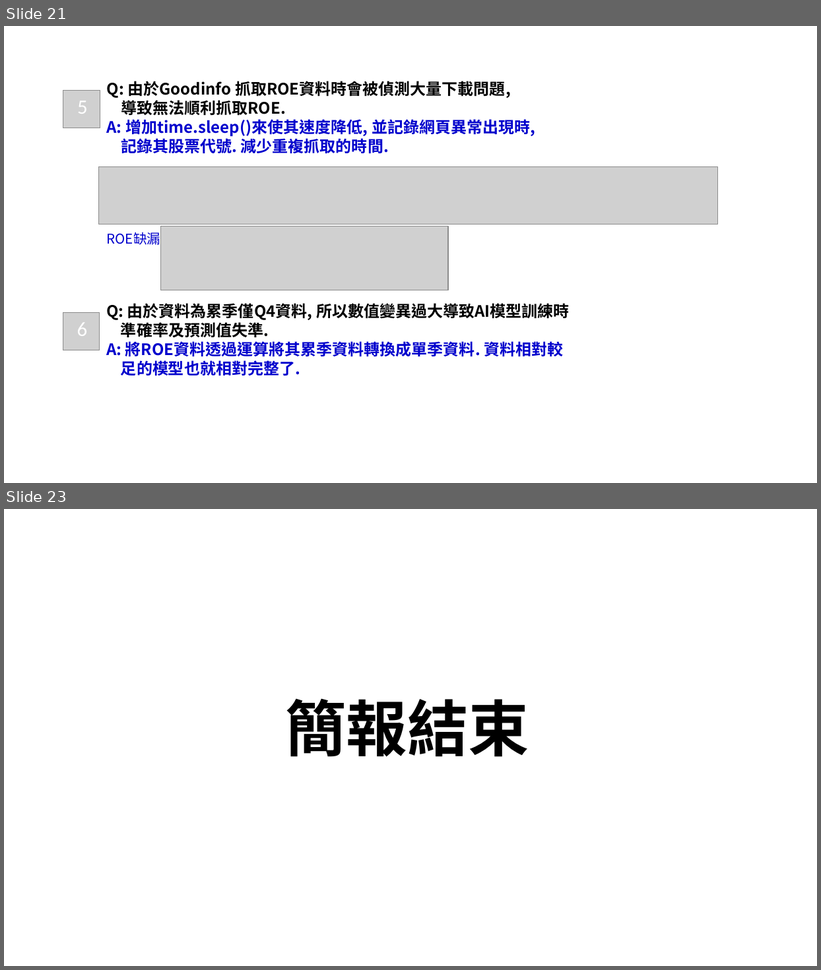
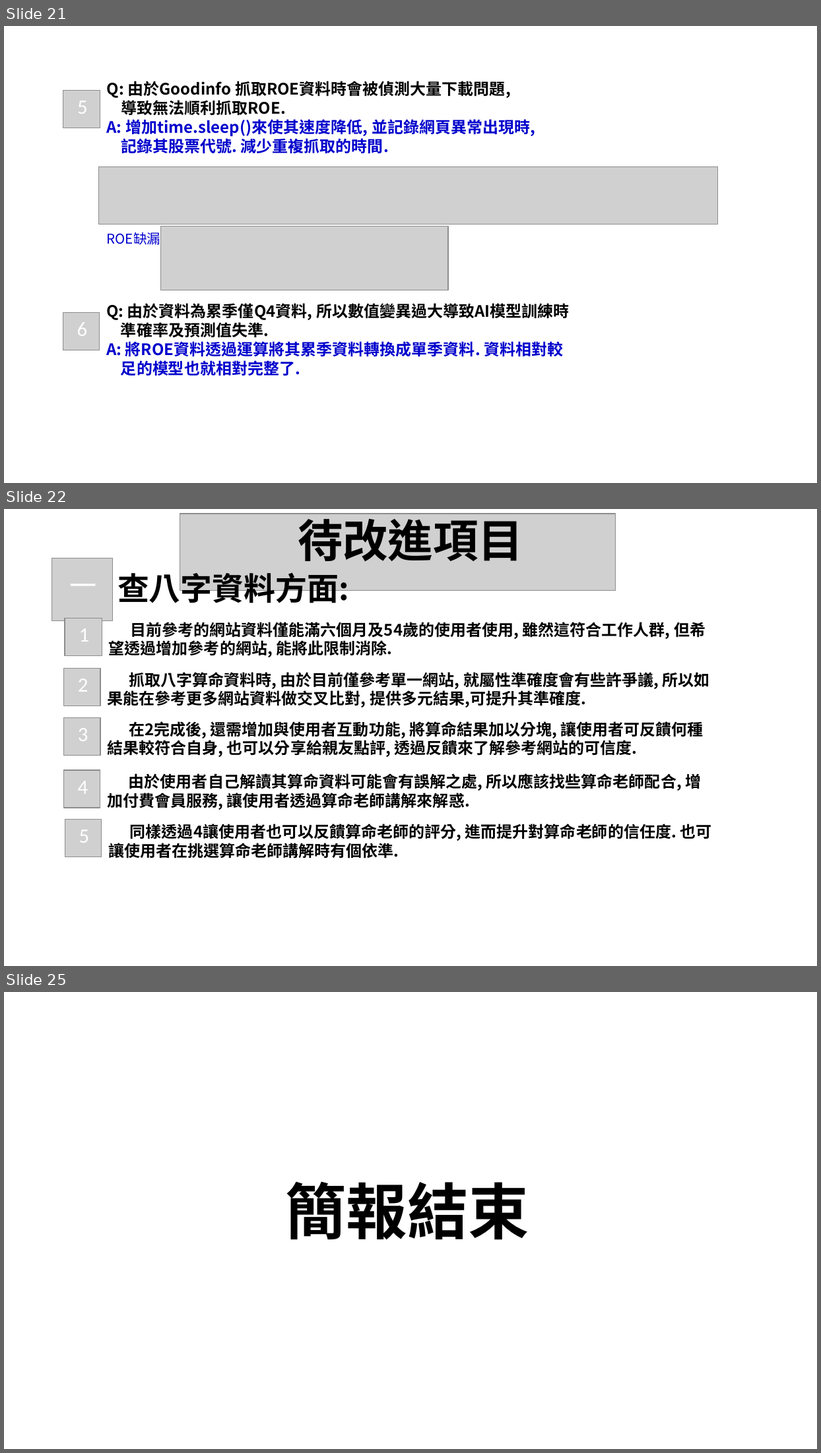
Before and after one commit to PoChiaoLin/nativityAnalysis, a slide deck: 套版 墨竹.pptx. Shown one above the other, each under a label of ours: slides 21 and 23 before the commit, slides 21, 22 and 25 after it; the slides between them are not shown. The pictures are 821x970 and 821x1453 pixels, drawn with LibreOffice and Linux fonts; fonts in the diff are those of the drawing; grey boxes stand for pictures; background and template pictures are left out. Boxes give left, top, right and bottom in pixels: in the first picture for what was removed or moved away, otherwise in the second. Text is boxed around its words. In the diff, an @@ line names an element or a change of style, - is before the commit and + after.

```diff
--- a/套版 墨竹.pptx
+++ b/套版 墨竹.pptx
@@ slide 22 added at bbox=[4, 509, 817, 966], background picture (left out) @@
@@ picture added at bbox=[180, 514, 615, 590] @@
@@ text added at bbox=[298, 511, 523, 561], 40 pt, text #000000, bold @@
+待改進項目
@@ picture added at bbox=[52, 559, 113, 621] @@
@@ text added at bbox=[118, 568, 349, 608], 28 pt, text #000000, bold @@
+查八字資料方面:
@@ text added at bbox=[70, 584, 97, 586], 24 pt, text #FFFFFF @@
+一
@@ picture added at bbox=[65, 619, 102, 656] @@
@@ text added at bbox=[109, 622, 706, 657], 14 pt, text #000000, bold @@
+目前參考的網站資料僅能滿六個月及54歲的使用者使用, 雖然這符合工作人群, 但希望透過增加參考的網站, 能將此限制消除.
@@ text added at bbox=[79, 629, 90, 642], 18 pt, text #FFFFFF @@
+1
@@ picture added at bbox=[64, 668, 101, 706] @@
@@ text added at bbox=[78, 679, 88, 692], 18 pt, text #FFFFFF @@
+2
@@ text added at bbox=[108, 672, 710, 708], 14 pt, text #000000, bold @@
+抓取八字算命資料時, 由於目前僅參考單一網站, 就屬性準確度會有些許爭議, 所以如果能在參考更多網站資料做交叉比對, 提供多元結果,可提升其準確度.
@@ picture added at bbox=[64, 718, 101, 755] @@
@@ text added at bbox=[108, 722, 704, 757], 14 pt, text #000000, bold @@
+在2完成後, 還需增加與使用者互動功能, 將算命結果加以分塊, 讓使用者可反饋何種結果較符合自身, 也可以分享給親友點評, 透過反饋來了解參考網站的可信度.
@@ text added at bbox=[78, 728, 88, 741], 18 pt, text #FFFFFF @@
+3
@@ picture added at bbox=[63, 770, 100, 807] @@
@@ text added at bbox=[78, 782, 88, 794], 18 pt, text #FFFFFF @@
+4
@@ text added at bbox=[107, 774, 701, 810], 14 pt, text #000000, bold @@
+由於使用者自己解讀其算命資料可能會有誤解之處, 所以應該找些算命老師配合, 增加付費會員服務, 讓使用者透過算命老師講解來解惑.
@@ picture added at bbox=[65, 820, 102, 857] @@
@@ text added at bbox=[108, 824, 712, 859], 14 pt, text #000000, bold @@
+同樣透過4讓使用者也可以反饋算命老師的評分, 進而提升對算命老師的信任度. 也可讓使用者在挑選算命老師講解時有個依準.
@@ text added at bbox=[79, 830, 90, 843], 18 pt, text #FFFFFF @@
+5
@@ what was slide 23 is now slide 25 @@
```
Also in this commit, not shown: 9 slides changed, 2 other slides added, 1 slide removed.
